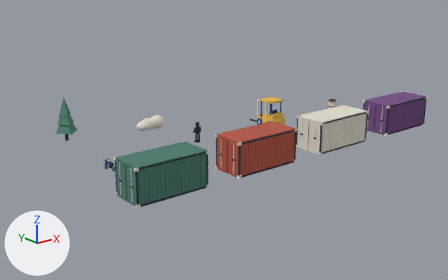
An edit to the Blender file art_source/no_art_kit.blend, drawn before and after from the same camera.
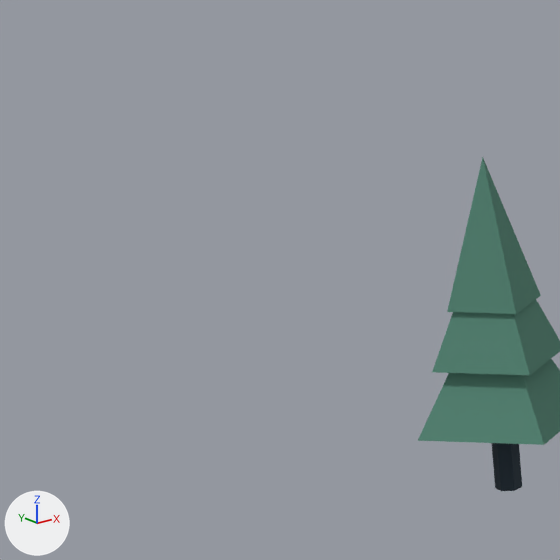
The first picture shows the older version from a camera (50 mm lens) standing at (-22.8, -35.6, 17.0) and looking at (14.0, 10.4, -1.3). The close-ups show the older and then the newer version on the part from 0% to 16% of the width and 27% to 53% of the height of that picture. Only the edits that show in the close-ups are written down. Lighting does not change. The marker at lower left points along +X, +Y and +Z.

In view in the first close-up: 'tree_leaf', 'trunk'.
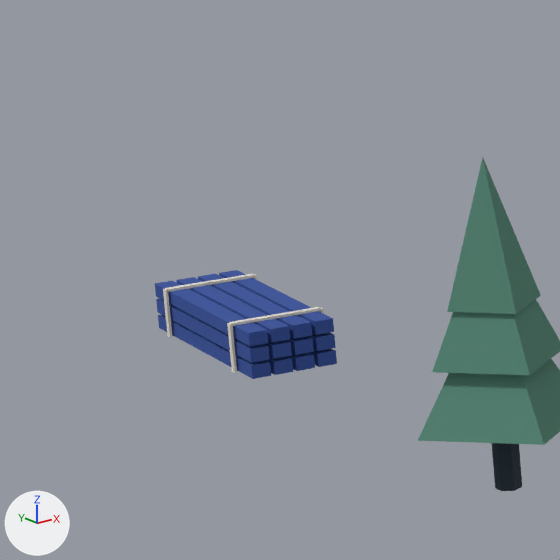
Changed parts and their boxes (x1, y1, x2, y2) in the close-ups (560 x 560 px):
'steel_bundle_blue', added (blue)
    after: (155, 270, 337, 379)
'steel_bundle_cream', added
    after: (163, 274, 324, 373)

Edits to the bpy script that builds the scene:
```text
Add me_cube_334:
    me_cube_334.from_pydata(...)  # a box spanning x -0.02..0.02, y -0.04..0.04, z -0.32..0.32; a box spanning x 0.01..1.23, y -0.04..0.04, z 0.3..0.34; a box spanning x 1.22..1.26, y -0.04..0.04, z -0.32..0.32; a box spanning x 0.01..1.23, y -2.25..-2.16, z 0.3..0.34; a box spanning x -0.02..0.02, y -2.25..-2.16, z -0.32..0.32; a box spanning x 1.22..1.26, y -2.25..-2.16, z -0.32..0.32
    me_cube_334.materials.append(mat_cream)  # white #e5e0d2
Add me_cube_321:
    me_cube_321.from_pydata(...)  # 96 vertices, 72 faces; spans x -0.12..1.02, y -1.6..1.6, z -0.09..0.53
    me_cube_321.materials.append(mat_blue)  # blue #304f9d
Add ob_steel_bundle_cream:
    ob_steel_bundle_cream = bpy.data.objects.new('steel_bundle_cream', me_cube_334)
    ob_steel_bundle_cream.parent = ob_steel_bundle
    ob_steel_bundle_cream.location = (-0.62, 1.1, 0.35)
Add ob_steel_bundle:
    ob_steel_bundle = bpy.data.objects.new('steel_bundle', None)
    ob_steel_bundle.location = (0.0, 24.0, 0.0)
Add ob_steel_bundle_blue:
    ob_steel_bundle_blue = bpy.data.objects.new('steel_bundle_blue', me_cube_321)
    ob_steel_bundle_blue.parent = ob_steel_bundle
    ob_steel_bundle_blue.location = (-0.45, 0.0, 0.12)
```
